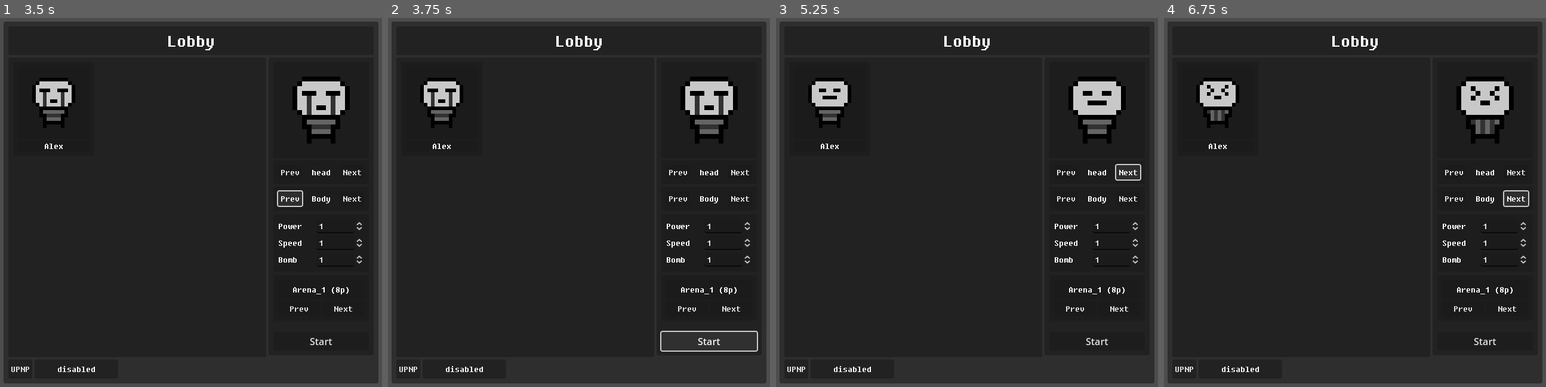
Above: before the commit, frames 1-4 (left to right).
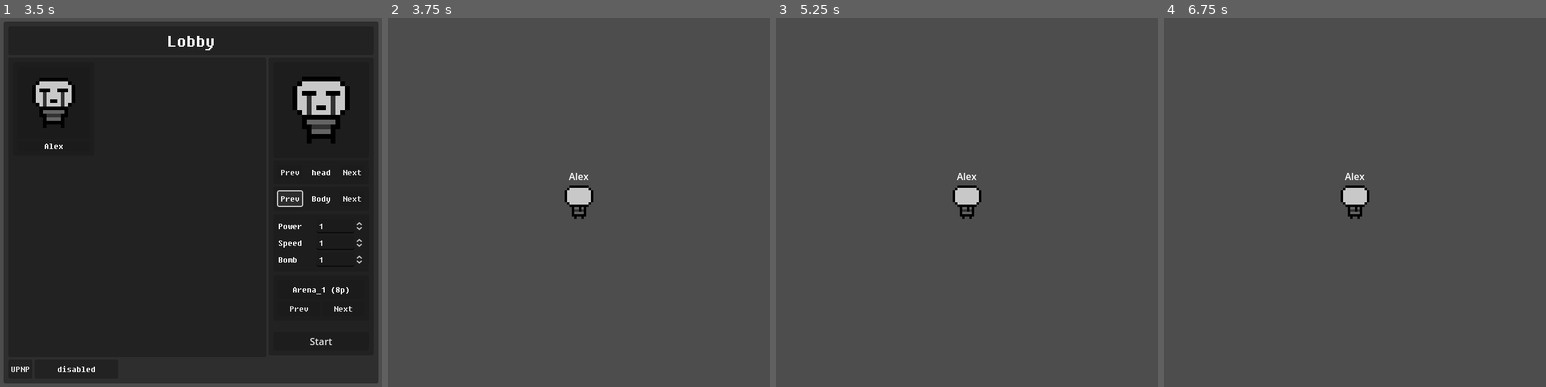
Above: after the commit, the same moments.

Repository: Mo-BiuS/Multi-Bomber-2
Game: Godot game, scene res://scenes/main.tscn
The game is run twice, just before and just after one commit, with the same random seed, the same clock (stepped at 60 frames per second) and the same inputs.
Inputs (mouse positions are in pixels of both pictures, inside the frame that each line leads up to):
- Up to frame 1 (3.5 s): click (210, 195) at 0.52 s; type "Alex" at 0.6 s; click "Host" at 1.25 s; click "Prev" at 2 s; click "Prev" at 2.75 s
- Up to frame 2 (3.75 s): click "Start" at 3.5 s
- Up to frame 3 (5.25 s): click (1096, 342) at 4.25 s, where only the run before the commit has a clickable "Start"; click (1127, 172) at 5 s, where only the run before the commit has a clickable "Next"
- Up to frame 4 (6.75 s): click (1515, 172) at 5.75 s, where only the run before the commit has a clickable "Next"; click (1515, 198) at 6.5 s, where only the run before the commit has a clickable "Next"

Frame 1 is identical in both runs. In frame 2, 96% of the frame differs, in the area x 0-100%, y 0-100%; in frame 3, 96%; in frame 4, 96%.

Commit message:
Added game node, connected function to it, added simple player

Diff:
--- /dev/null
+++ b/scenes/game/game.gd
@@ -0,0 +1,32 @@
+extends Node2D
+
+@onready var playerList = $playerList
+
+const playerModel = preload("res://scenes/game/player.tscn")
+
+var state:int = 0
+var mapId:int = 0
+var startBomb:int = 1
+var startSpeed:float = 1.0
+var startPower:int = 1
+
+func startGame():
+	setState(1)
+
+func addPlayer(id:int,playerName:String, headId:int, bodyId:int):
+	rpc("addPlayerSync",id,playerName,headId,bodyId)
+@rpc("authority","call_local")func addPlayerSync(id:int,playerName:String, headId:int, bodyId:int):
+	var p = playerModel.instantiate()
+	p.playerId = id
+	p.playerName = playerName
+	p.headId = headId
+	p.bodyId = bodyId
+	p.position = Vector2i(randi()%100, randi()%100)
+	playerList.add_child(p,true)
+
+func setState(value:int):
+	state = value
+	match state:
+		0:pass
+		1:pass
+		2:pass
--- /dev/null
+++ b/scenes/game/game.tscn
@@ -0,0 +1,9 @@
+[gd_scene load_steps=2 format=3 uid="uid://boo2sncif7kb1"]
+
+[ext_resource type="Script" path="res://scenes/game/game.gd" id="1_l72dk"]
+
+[node name="game" type="Node2D"]
+position = Vector2(280, 302.5)
+script = ExtResource("1_l72dk")
+
+[node name="playerList" type="Node2D" parent="."]
--- /dev/null
+++ b/scenes/game/player.gd
@@ -0,0 +1,51 @@
+extends CharacterBody2D
+
+@export var headId:int = 0
+@export var bodyId:int = 0
+@export var playerName:String = "DEFAULT"
+@export var playerId:int = 0
+
+var init = false
+
+@onready var head:AnimatedSprite2D = $head
+@onready var body:AnimatedSprite2D = $body
+@onready var camera:Camera2D = $camera
+@onready var nameLabel:Label = $name/name
+
+func _ready():
+	camera.enabled = multiplayer.get_unique_id() == playerId
+	initAnim()
+	nameLabel.text = playerName
+
+#===============================================================================
+
+func stopAnim(animName:String):
+	head.stop()
+	body.stop()
+func playAnim(animName:String):
+	head.play(animName)
+	body.play(animName)
+
+func initAnim():
+	head.sprite_frames.add_frame("down", get_head(headId,0))
+	head.sprite_frames.add_frame("up", get_head(headId,1))
+	head.sprite_frames.add_frame("right", get_head(headId,2))
+	head.sprite_frames.add_frame("left", get_head(headId,3))
+	for x in range(4):
+		body.sprite_frames.add_frame("down", get_Body(bodyId,x,0))
+		body.sprite_frames.add_frame("up", get_Body(bodyId,x,1))
+		body.sprite_frames.add_frame("right", get_Body(bodyId,x,2))
+		body.sprite_frames.add_frame("left", get_Body(bodyId,x,3))
+
+func get_head(id:int, y:int) -> AtlasTexture:
+	var headTexture:Texture2D = load("res://ressources/player/head/head"+str(id+1)+".png")
+	var atlas_texture := AtlasTexture.new()
+	atlas_texture.set_atlas(headTexture)
+	atlas_texture.set_region(Rect2(0,y*16,16,16))
+	return atlas_texture
+func get_Body(id:int, x:int, y:int) -> AtlasTexture:
+	var bodyTexture:Texture2D = load("res://ressources/player/body/body"+str(id+1)+".png")
+	var atlas_texture := AtlasTexture.new()
+	atlas_texture.set_atlas(bodyTexture)
+	atlas_texture.set_region(Rect2(x*16,y*16,16,16))
+	return atlas_texture
--- /dev/null
+++ b/scenes/game/player.tscn
@@ -0,0 +1,121 @@
+[gd_scene load_steps=6 format=3 uid="uid://bj4la2w5on4ta"]
+
+[ext_resource type="Script" path="res://scenes/game/player.gd" id="1_crp6e"]
+
+[sub_resource type="RectangleShape2D" id="RectangleShape2D_ydmgl"]
+size = Vector2(16, 16)
+
+[sub_resource type="SpriteFrames" id="SpriteFrames_ti55l"]
+animations = [{
+"frames": [],
+"loop": true,
+"name": &"down",
+"speed": 5.0
+}, {
+"frames": [],
+"loop": true,
+"name": &"left",
+"speed": 5.0
+}, {
+"frames": [],
+"loop": true,
+"name": &"right",
+"speed": 5.0
+}, {
+"frames": [],
+"loop": true,
+"name": &"up",
+"speed": 5.0
+}]
+
+[sub_resource type="SpriteFrames" id="SpriteFrames_qajue"]
+animations = [{
+"frames": [],
+"loop": true,
+"name": &"down",
+"speed": 5.0
+}, {
+"frames": [],
+"loop": true,
+"name": &"left",
+"speed": 5.0
+}, {
+"frames": [],
+"loop": true,
+"name": &"right",
+"speed": 5.0
+}, {
+"frames": [],
+"loop": true,
+"name": &"up",
+"speed": 5.0
+}]
+
+[sub_resource type="SceneReplicationConfig" id="SceneReplicationConfig_dq22p"]
+properties/0/path = NodePath("name/name:text")
+properties/0/spawn = true
+properties/0/sync = true
+properties/1/path = NodePath(".:position")
+properties/1/spawn = true
+properties/1/sync = true
+properties/2/path = NodePath("head:frame")
+properties/2/spawn = true
+properties/2/sync = true
+properties/3/path = NodePath("body:frame")
+properties/3/spawn = true
+properties/3/sync = true
+
+[node name="player" type="CharacterBody2D"]
+script = ExtResource("1_crp6e")
+
+[node name="CollisionShape2D" type="CollisionShape2D" parent="."]
+scale = Vector2(4, 4)
+shape = SubResource("RectangleShape2D_ydmgl")
+debug_color = Color(0, 0.6, 0.701961, 0.419608)
+
+[node name="head" type="AnimatedSprite2D" parent="."]
+texture_filter = 1
+scale = Vector2(4, 4)
+sprite_frames = SubResource("SpriteFrames_ti55l")
+animation = &"up"
+
+[node name="body" type="AnimatedSprite2D" parent="."]
+texture_filter = 1
+scale = Vector2(4, 4)
+sprite_frames = SubResource("SpriteFrames_qajue")
+animation = &"left"
+
+[node name="camera" type="Camera2D" parent="."]
+
+[node name="name" type="Control" parent="."]
+layout_mode = 3
+anchors_preset = 8
+anchor_left = 0.5
+anchor_top = 0.5
+anchor_right = 0.5
+anchor_bottom = 0.5
+offset_left = -20.0
+offset_top = -20.0
+offset_right = 20.0
+offset_bottom = 20.0
+grow_horizontal = 2
+grow_vertical = 2
+
+[node name="name" type="Label" parent="name"]
+custom_minimum_size = Vector2(0, 110)
+layout_mode = 1
+anchors_preset = 8
+anchor_left = 0.5
+anchor_top = 0.5
+anchor_right = 0.5
+anchor_bottom = 0.5
+offset_left = -0.5
+offset_top = -11.5
+offset_right = 0.5
+offset_bottom = 11.5
+grow_horizontal = 2
+grow_vertical = 2
+horizontal_alignment = 1
+
+[node name="MultiplayerSynchronizer" type="MultiplayerSynchronizer" parent="."]
+replication_config = SubResource("SceneReplicationConfig_dq22p")
--- a/scenes/main.gd
+++ b/scenes/main.gd
@@ -2,10 +2,15 @@
 
 @onready var connect = $connect
 @onready var lobby = $lobby
+@onready var game = $game
 
 const PORT:int = 9999
 var enet_peer:ENetMultiplayerPeer = ENetMultiplayerPeer.new()
 var nameDict:Dictionary
+var state:int = 0
+
+func _ready():
+	setState(0)
 
 func _on_connect_create_client(n, ip):
 	enet_peer.create_client(ip, PORT)
@@ -20,8 +25,23 @@
 	nameDict[1] = n
 
 	lobby.addPlayer(1,n)
-	connect.hide()
-	lobby.show()
+	setState(1)
+
+func setState(value:int):
+	state = value
+	match value:
+		0:
+			connect.show()
+			lobby.hide()
+			game.hide()
+		1:
+			connect.hide()
+			lobby.show()
+			game.hide()
+		2:
+			connect.hide()
+			lobby.hide()
+			game.show()
 
 func removePlayer(id:int):
 	nameDict.erase(id)
@@ -30,3 +50,15 @@
 	if(multiplayer.get_unique_id() == 1):
 		nameDict[id] = str
 		lobby.addPlayer(id,str)
+
+
+func _on_lobby_start_game():
+	game.mapId = lobby.getMapId()
+	game.startBomb = lobby.getStartingBomb()
+	game.startSpeed = lobby.getStartingSpeed()
+	game.startPower = lobby.getStartingPower()
+	game.addPlayer(1,nameDict[1], lobby.getPlayerHead(1), lobby.getPlayerBody(1))
+	for i in multiplayer.get_peers():
+		game.addPlayer(i,nameDict[i], lobby.getPlayerHead(i), lobby.getPlayerBody(i))
+	setState(2)
+	game.startGame()
--- a/scenes/main.tscn
+++ b/scenes/main.tscn
@@ -1,8 +1,9 @@
-[gd_scene load_steps=5 format=3 uid="uid://usf4sycvig4r"]
+[gd_scene load_steps=6 format=3 uid="uid://usf4sycvig4r"]
 
 [ext_resource type="Script" path="res://scenes/main.gd" id="1_dapdo"]
 [ext_resource type="PackedScene" uid="uid://d1wya44afbn6f" path="res://scenes/menu/connect.tscn" id="2_j7kvc"]
 [ext_resource type="PackedScene" uid="uid://bcujhyljjy55s" path="res://scenes/menu/lobby.tscn" id="3_0cbpo"]
+[ext_resource type="PackedScene" uid="uid://boo2sncif7kb1" path="res://scenes/game/game.tscn" id="4_r33e3"]
 
 [sub_resource type="SceneReplicationConfig" id="SceneReplicationConfig_fxfpj"]
 properties/0/path = NodePath("connect:visible")
@@ -11,6 +12,9 @@
 properties/1/path = NodePath("lobby:visible")
 properties/1/spawn = true
 properties/1/sync = true
+properties/2/path = NodePath("game:visible")
+properties/2/spawn = true
+properties/2/sync = true
 
 [node name="main" type="Node"]
 script = ExtResource("1_dapdo")
@@ -20,8 +24,12 @@
 [node name="lobby" parent="." instance=ExtResource("3_0cbpo")]
 visible = false
 
+[node name="game" parent="." instance=ExtResource("4_r33e3")]
+visible = false
+
 [node name="MultiplayerSynchronizer" type="MultiplayerSynchronizer" parent="."]
 replication_config = SubResource("SceneReplicationConfig_fxfpj")
 
 [connection signal="createClient" from="connect" to="." method="_on_connect_create_client"]
 [connection signal="createServer" from="connect" to="." method="_on_connect_create_server"]
+[connection signal="startGame" from="lobby" to="." method="_on_lobby_start_game"]
--- a/scenes/menu/character_editor.gd
+++ b/scenes/menu/character_editor.gd
@@ -5,41 +5,41 @@
 
 var headDict:Dictionary
 var bodyDict:Dictionary
-var headId:int = 1
-var bodyId:int = 1
+var headId:int = 0
+var bodyId:int = 0
 
 signal bodyChanged(id:int)
 signal headChanged(id:int)
 
 func _ready():
-	headDict[1] = preload("res://ressources/player/head/head1.png")
-	headDict[2] = preload("res://ressources/player/head/head2.png")
-	headDict[3] = preload("res://ressources/player/head/head3.png")
-	headDict[4] = preload("res://ressources/player/head/head4.png")
+	headDict[0] = preload("res://ressources/player/head/head1.png")
+	headDict[1] = preload("res://ressources/player/head/head2.png")
+	headDict[2] = preload("res://ressources/player/head/head3.png")
+	headDict[3] = preload("res://ressources/player/head/head4.png")
 
-	bodyDict[1] = preload("res://ressources/player/body/body1.png")
-	bodyDict[2] = preload("res://ressources/player/body/body2.png")
-	bodyDict[3] = preload("res://ressources/player/body/body3.png")
-	bodyDict[4] = preload("res://ressources/player/body/body4.png")
+	bodyDict[0] = preload("res://ressources/player/body/body1.png")
+	bodyDict[1] = preload("res://ressources/player/body/body2.png")
+	bodyDict[2] = preload("res://ressources/player/body/body3.png")
+	bodyDict[3] = preload("res://ressources/player/body/body4.png")
 
 func _process(delta):
 	spriteHead.set_texture(headDict[headId])
 	spriteBody.set_texture(bodyDict[bodyId])
 
 func _on_prev_head_pressed():
-	if headId == 1: headId = 4
+	if headId == 0: headId = 3
 	else: headId-=1
 	emit_signal("headChanged", headId)
 func _on_next_head_pressed():
-	if headId == 4: headId = 1
+	if headId == 3: headId = 0
 	else: headId+=1.
 	emit_signal("headChanged", headId)
 
 func _on_prev_body_pressed():
-	if bodyId == 1: bodyId = 4
+	if bodyId == 0: bodyId = 3
 	else: bodyId-=1
 	emit_signal("bodyChanged", bodyId)
 func _on_next_body_pressed():
-	if bodyId == 4: bodyId = 1
+	if bodyId == 3: bodyId = 0
 	else: bodyId+=1.
 	emit_signal("bodyChanged", bodyId)
--- a/scenes/menu/player_tag.gd
+++ b/scenes/menu/player_tag.gd
@@ -8,19 +8,19 @@
 var bodyDict:Dictionary
 var playerName:String
 var id:int
-@export var headId:int = 1
-@export var bodyId:int = 1
+@export var headId:int = 0
+@export var bodyId:int = 0
 
 func _ready():
-	headDict[1] = preload("res://ressources/player/head/head1.png")
-	headDict[2] = preload("res://ressources/player/head/head2.png")
-	headDict[3] = preload("res://ressources/player/head/head3.png")
-	headDict[4] = preload("res://ressources/player/head/head4.png")
+	headDict[0] = preload("res://ressources/player/head/head1.png")
+	headDict[1] = preload("res://ressources/player/head/head2.png")
+	headDict[2] = preload("res://ressources/player/head/head3.png")
+	headDict[3] = preload("res://ressources/player/head/head4.png")
 
-	bodyDict[1] = preload("res://ressources/player/body/body1.png")
-	bodyDict[2] = preload("res://ressources/player/body/body2.png")
-	bodyDict[3] = preload("res://ressources/player/body/body3.png")
-	bodyDict[4] = preload("res://ressources/player/body/body4.png")
+	bodyDict[0] = preload("res://ressources/player/body/body1.png")
+	bodyDict[1] = preload("res://ressources/player/body/body2.png")
+	bodyDict[2] = preload("res://ressources/player/body/body3.png")
+	bodyDict[3] = preload("res://ressources/player/body/body4.png")
 
 	playerNameLabel.text = playerName
 
@@ -33,8 +33,8 @@
 func setId(id:int):
 	self.id = id
 func setHead(id:int):
-	if(id >= 1 && id <= 4):
+	if(id >= 0 && id <= 3):
 		headId = id
 func setBody(id:int):
-	if(id >= 1 && id <= 4):
+	if(id >= 0 && id <= 3):
 		bodyId = id
